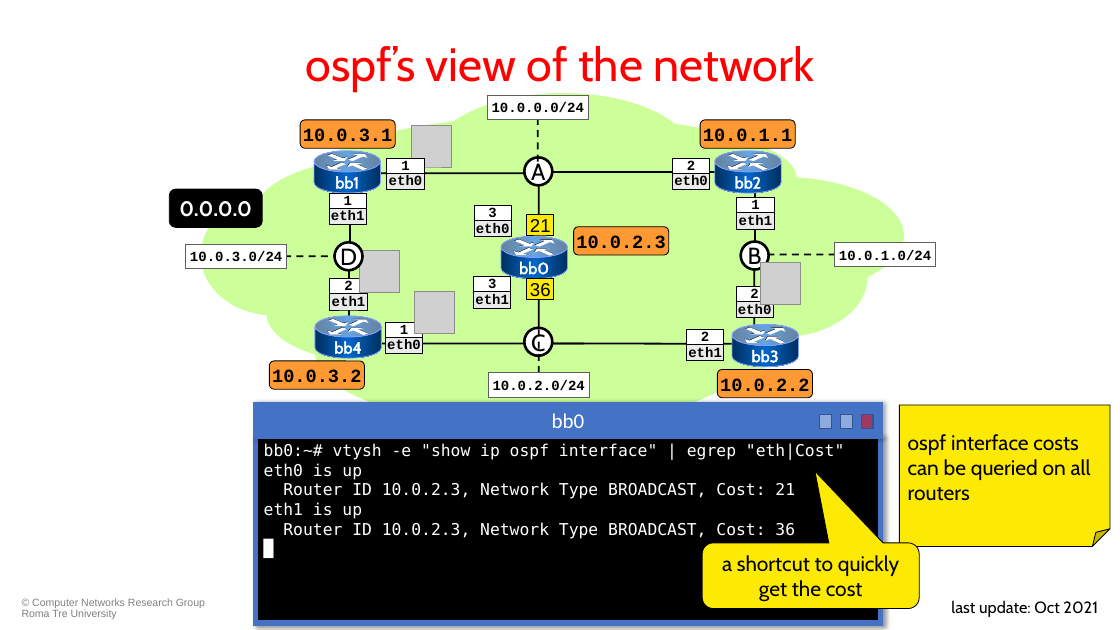
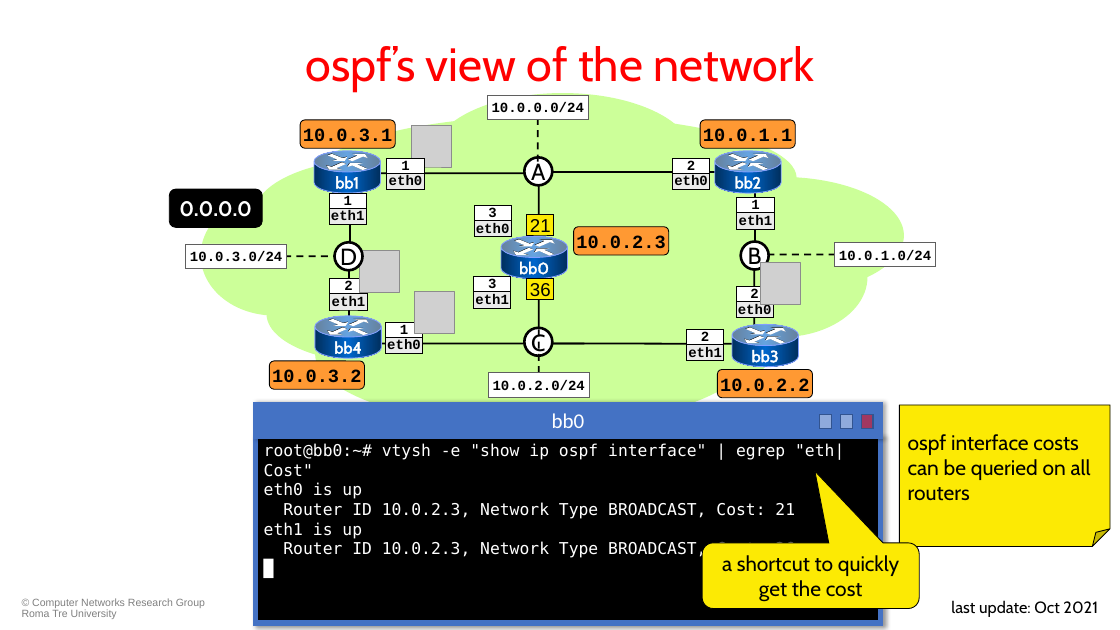
Before and after one commit to KatharaFramework/Kathara-Labs, a slide deck: slide 34 of main-labs/intradomain-routing/frr/ospf/020-kathara-lab_ospf.pptx. Drawn at 1120x630 pixels with LibreOffice and Linux fonts; fonts in the diff are those of the drawing; grey boxes stand for pictures; background and template pictures are left out. Boxes give left, top, right and bottom in pixels: in the first picture for what was removed or moved away, otherwise in the second. Text is boxed around its words. In the diff, an @@ line names an element or a change of style, - is before the commit and + after.

Commit message:
Small changes to ospf

```diff
--- a/main-labs/intradomain-routing/frr/ospf/020-kathara-lab_ospf.pptx
+++ b/main-labs/intradomain-routing/frr/ospf/020-kathara-lab_ospf.pptx
@@ text in rectangle at <box>264,443,844,477</box>: text changed @@
-bb0:~# vtysh -e "show ip ospf interface" | egrep "eth|Cost"
+root@bb0:~# vtysh -e "show ip ospf interface" | egrep "eth|Cost"
```
Also in this commit, not shown: 15 other slides changed, 1 other file.
